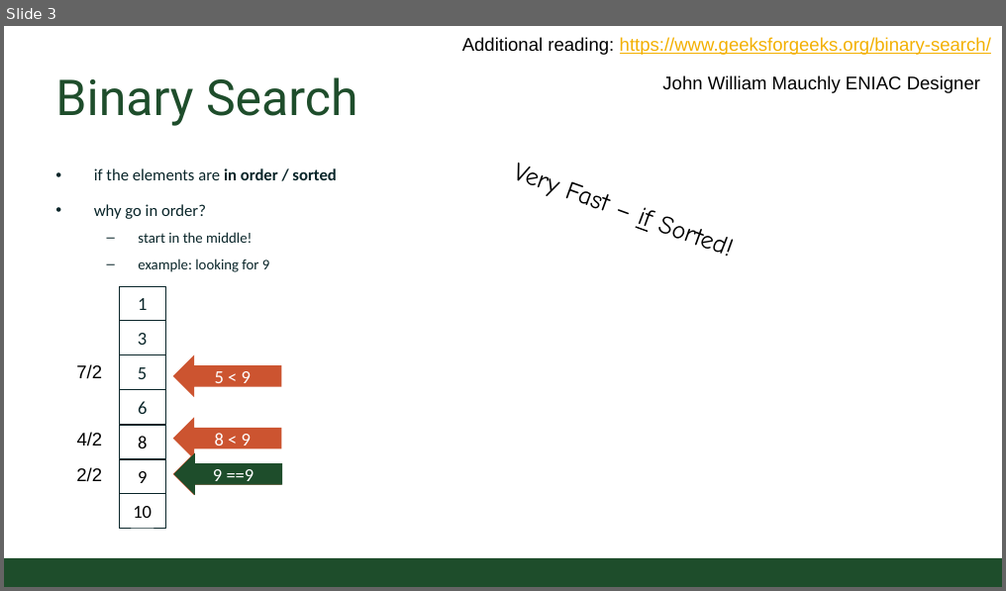
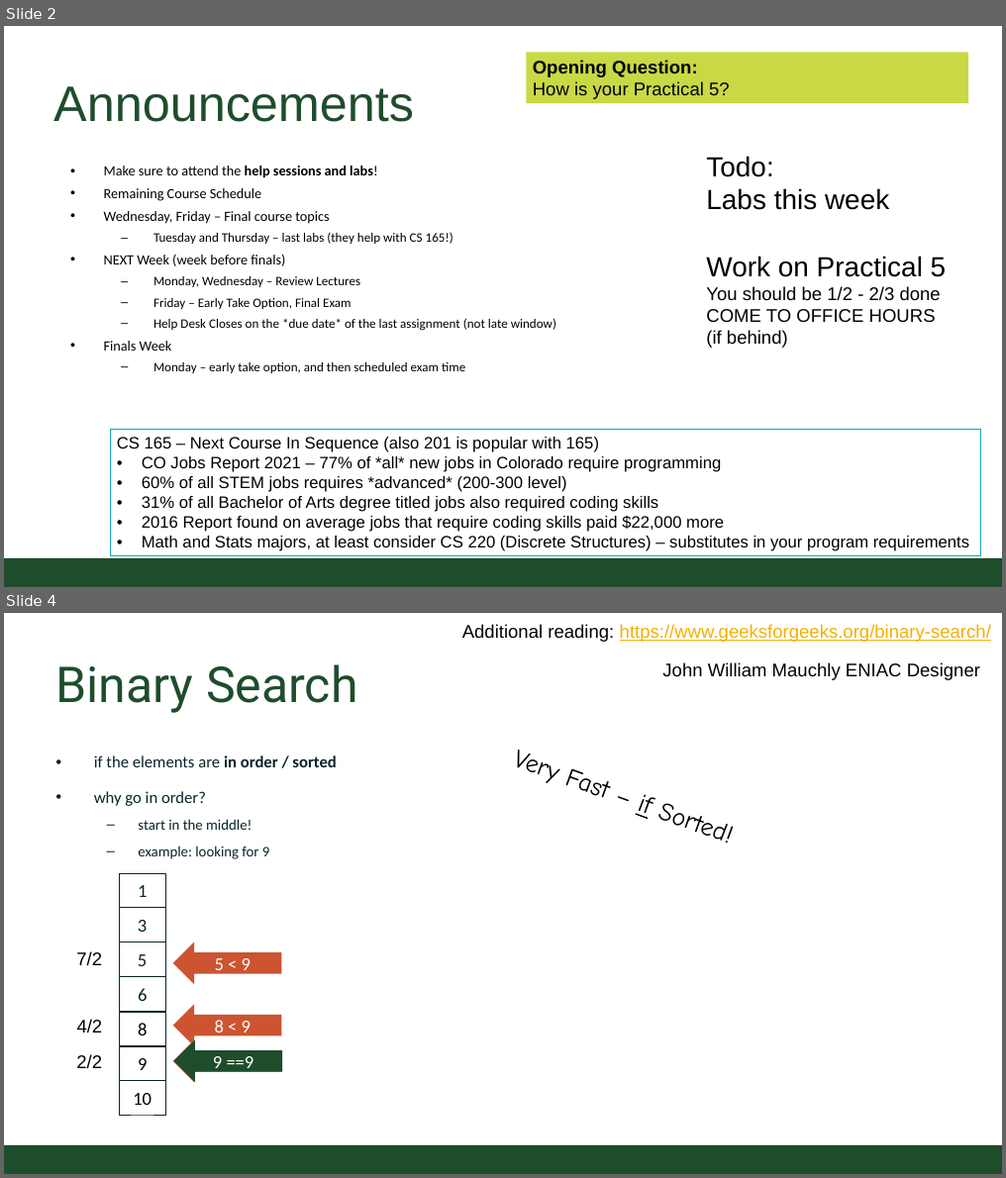
Before and after one commit to CSU-CompSci-CS163-4/Handouts, a slide deck: slides/On-Campus/14_02_SearchingAndSorting.pptx. Shown one above the other, each under a label of ours: slide 3 before the commit, slides 2 and 4 after it; the slides between them are not shown. The pictures are 1006x591 and 1006x1178 pixels, drawn with LibreOffice and Linux fonts; fonts in the diff are those of the drawing; background and template pictures are left out. Boxes give left, top, right and bottom in pixels: in the first picture for what was removed or moved away, otherwise in the second. Text is boxed around its words. In the diff, an @@ line names an element or a change of style, - is before the commit and + after.

Commit message:
updated Searching and sorting
Added announcements and practice

```diff
--- a/slides/On-Campus/14_02_SearchingAndSorting.pptx
+++ b/slides/On-Campus/14_02_SearchingAndSorting.pptx
@@ slide 2 added at [4,26,1002,587], background #FFFFFF @@
@@ rectangle added at [526,53,968,103], fill #C9D845, 20 pt, text #000000 @@
+Opening Question:
+How is your Practical 5?
@@ title added at [54,86,414,122], 54.4 pt, text #1E4D2B @@
+Announcements
@@ text added at [104,166,556,373], 14.1 pt, text #000000 @@
+• Make sure to attend the help sessions and labs!
+• Remaining Course Schedule
+• Wednesday, Friday – Final course topics
+  – Tuesday and Thursday – last labs (they help with CS 165!)
+• NEXT Week (week before finals)
+  – Monday, Wednesday – Review Lectures
+  – Friday – Early Take Option, Final Exam
+  – Help Desk Closes on the *due date* of the last assignment (not late window)
+• Finals Week
+  – Monday – early take option, and then scheduled exam time
@@ text added at [706,156,946,348], 20 pt, text #000000 @@
+Todo:
+Labs this week
+Work on Practical 5
+You should be 1/2 - 2/3 done
+COME TO OFFICE HOURS
+(if behind)
@@ rectangle added at [110,430,981,557], outline #12A3B6 0.75 pt, 18 pt, text #000000 @@
+CS 165 – Next Course In Sequence (also 201 is popular with 165)
+• CO Jobs Report 2021 – 77% of *all* new jobs in Colorado require programming
+• 60% of all STEM jobs requires *advanced* (200-300 level)
+• 31% of all Bachelor of Arts degree titled jobs also required coding skills
+• 2016 Report found on average jobs that require coding skills paid $22,000 more
+• Math and Stats majors, at least consider CS 220 (Discrete Structures) – substitutes in your program requirements
@@ rectangle added at [4,559,1002,587], fill #1E4D2B @@
@@ what was slide 3 is now slide 4 @@
```
Also in this commit, not shown: 1 slide changed, 3 other slides added.
